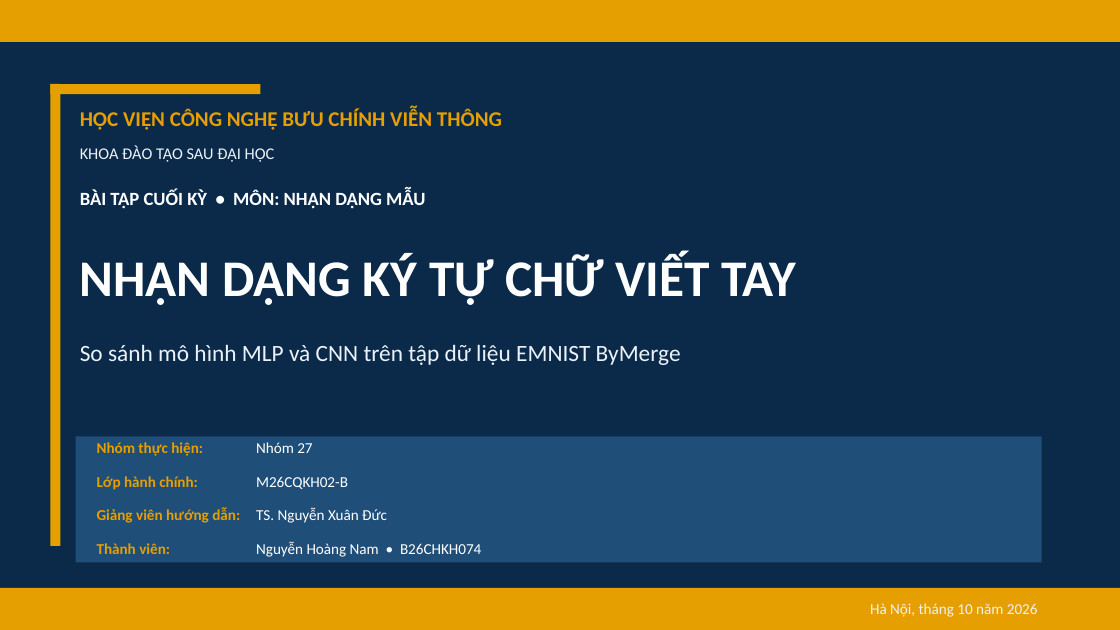
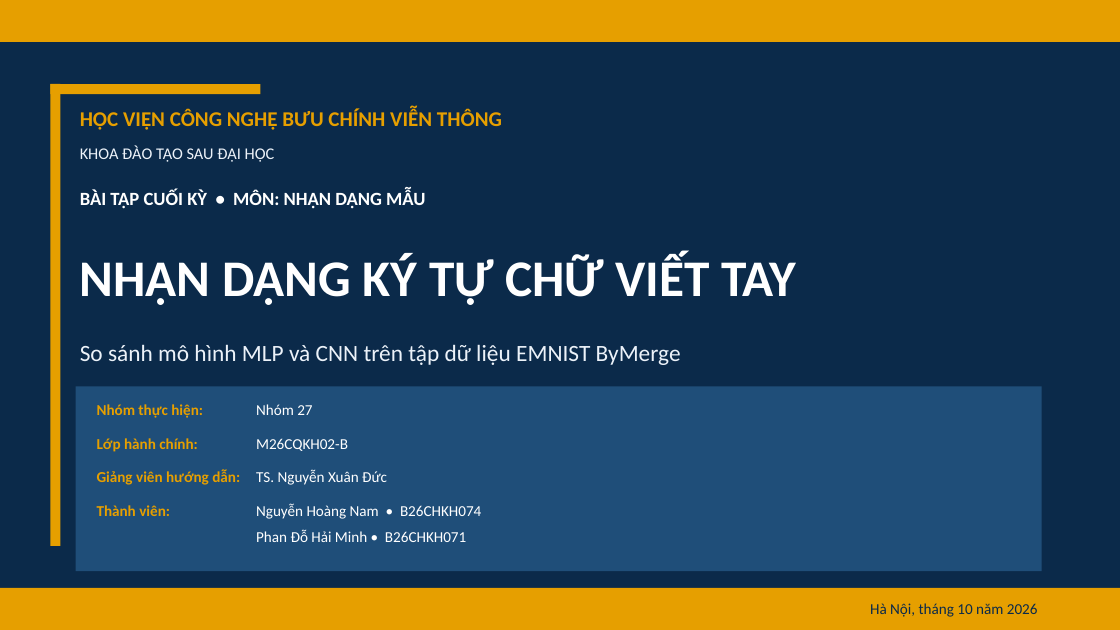
Before and after one commit to LuminNguyen0402/Character-recognition-PTIT, a slide deck: slide 1 of Slide_NhanDangKyTuVietTay.pptx. Drawn at 1120x630 pixels with LibreOffice and Linux fonts; fonts in the diff are those of the drawing. Boxes give left, top, right and bottom in pixels: in the first picture for what was removed or moved away, otherwise in the second. Text is boxed around its words. In the diff, an @@ line names an element or a change of style, - is before the commit and + after.

```diff
--- a/Slide_NhanDangKyTuVietTay.pptx
+++ b/Slide_NhanDangKyTuVietTay.pptx
@@ rectangle: place and size @@
-rectangle at box(76, 437, 1042, 563)
+rectangle at box(76, 386, 1042, 571)
@@ 8 texts: place and size @@
-8 texts at box(97, 442, 481, 557)
+8 texts at box(97, 404, 481, 519)
@@ text added at box(256, 529, 466, 542), 13 pt, text #FFFFFF @@
+Phan Đỗ Hải Minh • B26CHKH071
@@ text "Hà Nội, tháng 10 năm ..." at box(870, 603, 1038, 617): text colour #ECF2F9 to #0B2A4A @@
```
Also in this commit, not shown: 6 other slides changed, 2 other files.
